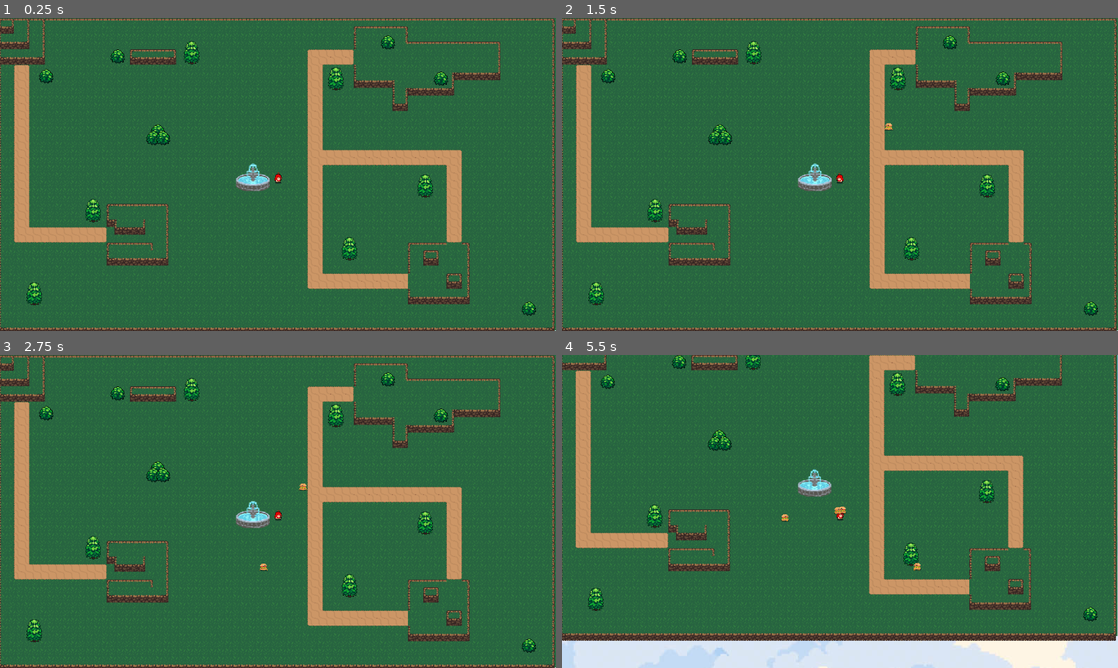
Above: before the commit, frames 1-4 (two rows, left to right).
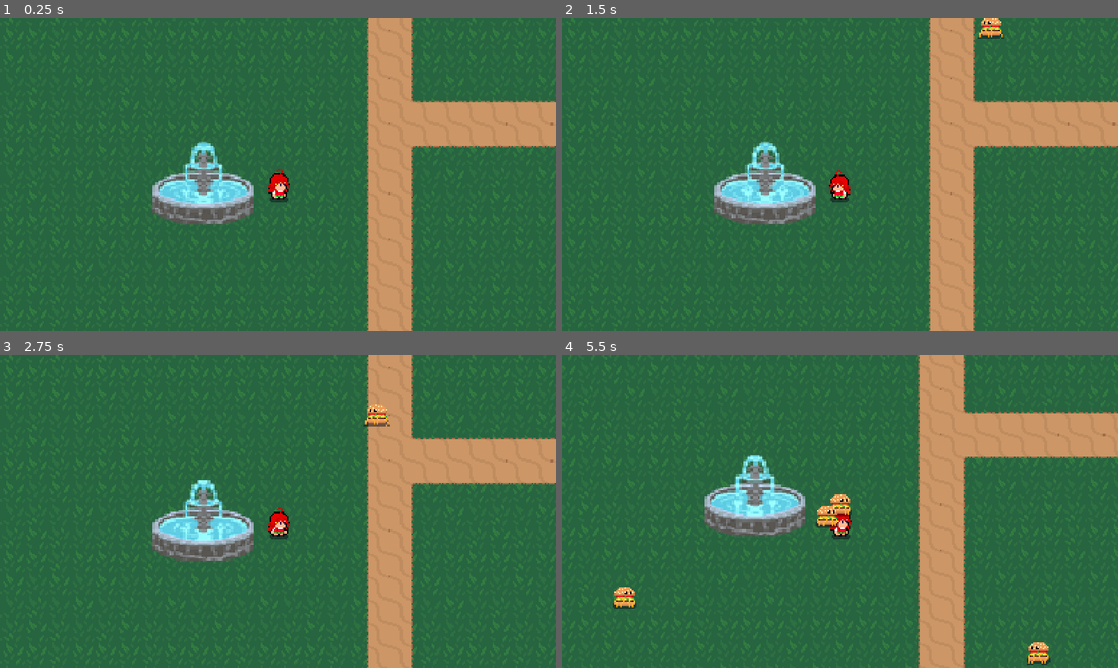
Above: after the commit, the same moments.

Repository: AbrahamReyes08/-
Game: Godot game, scene res://Scenes/MainWorld.tscn
Two runs of this game, one before a commit and one after it. Both use one fixed random seed, a clock stepped at 60 frames per second and the inputs below. This scene is started directly instead of the project's main scene.
Inputs (mouse positions are in pixels of both pictures, inside the frame that each line leads up to):
- Up to frame 1 (0.25 s): no input
- Up to frame 2 (1.5 s): move the mouse to (962, 158) at 0.52 s; move the mouse to (728, 190) at 1.27 s
- Up to frame 3 (2.75 s): move the mouse to (333, 442) at 2.02 s
- Up to frame 4 (5.5 s): move the mouse to (812, 574) at 2.77 s; move the mouse to (1006, 558) at 3.52 s; move the mouse to (673, 464) at 4.27 s; move the mouse to (867, 511) at 5.02 s

The runs differ from the first frame. In frame 1, 28% of the frame differs, in the area x 0-100%, y 0-100%; in frame 2, 28%; in frame 3, 28%; in frame 4, 37%.

Commit message:
Cambios mayores
Se agregó un generador de daño secundario, además se ajustó la velocidad para que el movimiento no sea tan rapido

Diff:
--- /dev/null
+++ b/Adds/MovementScenes/HitBoxArrow.gd
@@ -0,0 +1,3 @@
+extends Area2D
+
+var damage = 50
--- /dev/null
+++ b/Adds/MovementScenes/arrow.tscn
@@ -0,0 +1,101 @@
+[gd_scene load_steps=11 format=3 uid="uid://bdyu13akwmumn"]
+
+[ext_resource type="Script" path="res://arrow.gd" id="1_4f0gs"]
+[ext_resource type="Texture2D" uid="uid://occ2s5j1dngq" path="res://Assets/flecha.png" id="2_ns30x"]
+[ext_resource type="Script" path="res://Adds/MovementScenes/HitBoxArrow.gd" id="3_mhjtu"]
+[ext_resource type="PackedScene" uid="uid://cu1rstmxxcj6a" path="res://Adds/MovementScenes/movimeintoflecha.tscn" id="3_plhua"]
+
+[sub_resource type="Animation" id="Animation_v0usw"]
+resource_name = "Fly"
+length = 0.4
+tracks/0/type = "value"
+tracks/0/imported = false
+tracks/0/enabled = true
+tracks/0/path = NodePath("Sprite2D:frame")
+tracks/0/interp = 1
+tracks/0/loop_wrap = true
+tracks/0/keys = {
+"times": PackedFloat32Array(0, 0.1, 0.2, 0.3),
+"transitions": PackedFloat32Array(1, 1, 1, 1),
+"update": 1,
+"values": [6, 7, 9, 8]
+}
+
+[sub_resource type="Animation" id="Animation_mvw22"]
+length = 0.001
+tracks/0/type = "value"
+tracks/0/imported = false
+tracks/0/enabled = true
+tracks/0/path = NodePath("Sprite2D:frame")
+tracks/0/interp = 1
+tracks/0/loop_wrap = true
+tracks/0/keys = {
+"times": PackedFloat32Array(0),
+"transitions": PackedFloat32Array(1),
+"update": 1,
+"values": [7]
+}
+
+[sub_resource type="Animation" id="Animation_5wyoy"]
+resource_name = "Spawn"
+length = 0.3
+step = 0.05
+tracks/0/type = "value"
+tracks/0/imported = false
+tracks/0/enabled = true
+tracks/0/path = NodePath("Sprite2D:frame")
+tracks/0/interp = 1
+tracks/0/loop_wrap = true
+tracks/0/keys = {
+"times": PackedFloat32Array(0, 0.05, 0.1, 0.15, 0.2, 0.25),
+"transitions": PackedFloat32Array(1, 1, 1, 1, 1, 1),
+"update": 1,
+"values": [0, 1, 2, 3, 4, 5]
+}
+
+[sub_resource type="AnimationLibrary" id="AnimationLibrary_jk76g"]
+_data = {
+"Fly": SubResource("Animation_v0usw"),
+"RESET": SubResource("Animation_mvw22"),
+"Spawn": SubResource("Animation_5wyoy")
+}
+
+[sub_resource type="CapsuleShape2D" id="CapsuleShape2D_q1o18"]
+radius = 11.3133
+height = 36.7926
+
+[sub_resource type="CapsuleShape2D" id="CapsuleShape2D_fpe2r"]
+
+[node name="Arrow" type="CharacterBody2D"]
+script = ExtResource("1_4f0gs")
+
+[node name="Sprite2D" type="Sprite2D" parent="."]
+texture = ExtResource("2_ns30x")
+hframes = 6
+vframes = 2
+frame = 7
+
+[node name="AnimationPlayer" type="AnimationPlayer" parent="."]
+libraries = {
+"": SubResource("AnimationLibrary_jk76g")
+}
+
+[node name="HitBox" type="Area2D" parent="."]
+collision_layer = 8
+collision_mask = 4
+script = ExtResource("3_mhjtu")
+
+[node name="CollisionShape2D" type="CollisionShape2D" parent="HitBox"]
+rotation = -0.79405
+shape = SubResource("CapsuleShape2D_q1o18")
+
+[node name="FlyingTime" type="Timer" parent="."]
+wait_time = 1.5
+
+[node name="MovimientoFlecha" parent="." instance=ExtResource("3_plhua")]
+
+[node name="CollisionShape2D" type="CollisionShape2D" parent="."]
+shape = SubResource("CapsuleShape2D_fpe2r")
+disabled = true
+
+[connection signal="timeout" from="FlyingTime" to="." method="_on_timer_timeout"]
--- /dev/null
+++ b/Adds/MovementScenes/movimeintoflecha.tscn
@@ -0,0 +1,6 @@
+[gd_scene load_steps=2 format=3 uid="uid://cu1rstmxxcj6a"]
+
+[ext_resource type="Script" path="res://MovimientoFlecha.gd" id="1_bsfux"]
+
+[node name="movimeintoflecha" type="Node"]
+script = ExtResource("1_bsfux")
--- /dev/null
+++ b/Adds/Scenes/arrow_thrower.tscn
@@ -0,0 +1,25 @@
+[gd_scene load_steps=3 format=3 uid="uid://bcbl7ac53rpn"]
+
+[ext_resource type="Script" path="res://ArrowThrower.gd" id="1_fr1yo"]
+
+[sub_resource type="CircleShape2D" id="CircleShape2D_4l2m3"]
+radius = 110.041
+
+[node name="ArrowThrower" type="Node2D"]
+script = ExtResource("1_fr1yo")
+
+[node name="FieldOfView" type="Area2D" parent="."]
+collision_layer = 16
+collision_mask = 4
+
+[node name="CollisionShape2D" type="CollisionShape2D" parent="FieldOfView"]
+shape = SubResource("CircleShape2D_4l2m3")
+
+[node name="Cooldown" type="Timer" parent="."]
+wait_time = 10.0
+
+[node name="CooldownBetween" type="Timer" parent="."]
+wait_time = 0.6
+
+[connection signal="body_entered" from="FieldOfView" to="." method="_on_field_of_view_body_entered"]
+[connection signal="timeout" from="Cooldown" to="." method="_on_cooldown_timeout"]
--- a/Adds/Scenes/enemigo.tscn
+++ b/Adds/Scenes/enemigo.tscn
@@ -101,7 +101,7 @@
 
 [node name="HurtBox" type="Area2D" parent="."]
 collision_layer = 4
-collision_mask = 26
+collision_mask = 10
 
 [node name="CollisionShape2D" type="CollisionShape2D" parent="HurtBox"]
 modulate = Color(0.321569, 0.756863, 0.447059, 1)
--- a/Adds/Scenes/personaje.tscn
+++ b/Adds/Scenes/personaje.tscn
@@ -409,7 +409,7 @@
 texture = ExtResource("2_pxpaw")
 hframes = 6
 vframes = 10
-frame = 56
+frame = 36
 
 [node name="AnimationPlayer" type="AnimationPlayer" parent="."]
 libraries = {
--- /dev/null
+++ b/ArrowThrower.gd
@@ -0,0 +1,43 @@
+extends Node2D
+@onready var flecha = preload("res://Adds/MovementScenes/arrow.tscn")
+@onready var enemigo = preload("res://Adds/Scenes/enemigo.tscn")
+@onready var campovision = $"FieldOfView"
+var cantflechas = 3
+var jugador
+
+func _ready():
+	$"Cooldown".start()
+
+func set_player(jugador):
+	self.jugador=jugador
+
+func _process(delta):
+	pass
+
+func get_enemies_in_area(area: Area2D):
+	return area.get_overlapping_areas()
+
+func get_random_enemy(enemies):
+	var closest_enemy = null
+	var cantenemies = 0
+	for enemigo in enemies:
+		if(enemigo.get_collision_layer_value(3)):
+			cantenemies+=1
+	if(cantenemies==0):
+		return null
+	var random = randi_range(0, cantenemies-1)
+	return enemies[random].global_position
+
+
+
+func _on_cooldown_timeout():
+	for i in range(cantflechas):
+		var enemies = get_enemies_in_area(campovision)
+		var posicion = get_random_enemy(enemies)
+		if(posicion!=null):
+			$CooldownBetween.start()
+			var newflecha = flecha.instantiate()
+			add_child(newflecha)
+			newflecha.global_position = Vector2(jugador.global_position.x, jugador.global_position.y)
+			newflecha.set_targets(posicion)
+			await ($CooldownBetween.timeout)
--- /dev/null
+++ b/MovimientoFlecha.gd
@@ -0,0 +1,12 @@
+extends Node
+class_name MovimientoFlecha
+
+var speed = 375;
+var flecha: CharacterBody2D
+
+func setup(flecha: CharacterBody2D):
+	self.flecha=flecha
+
+func moverse(Vector: Vector2):
+	flecha.velocity = Vector.normalized()*speed
+	flecha.move_and_slide()
--- a/Scenes/MainWorld.tscn
+++ b/Scenes/MainWorld.tscn
@@ -9,6 +9,7 @@
 [ext_resource type="Texture2D" uid="uid://drfpx38v8e7ng" path="res://imports/Tree.png" id="7_b3jpo"]
 [ext_resource type="Texture2D" uid="uid://5vb8vpj2ltbh" path="res://imports/Bush.png" id="8_7usbk"]
 [ext_resource type="Texture2D" uid="uid://b5vnrxvwyxssq" path="res://imports/fuenteDeAgua.png" id="10_hoy05"]
+[ext_resource type="PackedScene" uid="uid://bcbl7ac53rpn" path="res://Adds/Scenes/arrow_thrower.tscn" id="10_kphet"]
 
 [sub_resource type="TileSetAtlasSource" id="TileSetAtlasSource_r7jpm"]
 texture = ExtResource("2_sm8oj")
@@ -461,6 +462,7 @@
 frame_progress = 0.414728
 
 [node name="StaticBody2D" type="StaticBody2D" parent="."]
+collision_mask = 0
 
 [node name="CollisionPolygon2D" type="CollisionPolygon2D" parent="StaticBody2D"]
 position = Vector2(1, 3)
@@ -522,5 +524,7 @@
 [node name="EnemySpawn" type="Timer" parent="."]
 wait_time = 1.25
 
+[node name="ArrowThrower" parent="." instance=ExtResource("10_kphet")]
+
 [connection signal="child_exiting_tree" from="." to="." method="_on_child_exiting_tree"]
 [connection signal="timeout" from="EnemySpawn" to="." method="_on_enemy_spawn_timeout"]
--- a/Scripts/MainWorld.gd
+++ b/Scripts/MainWorld.gd
@@ -2,6 +2,7 @@
 
 @onready var enemy = preload("res://Adds/Scenes/enemigo.tscn")
 @onready var personaje = $Personaje
+@onready var arrowthrower = $"ArrowThrower"
 
 var maxenemy=25
 var cantenemy=0
@@ -9,9 +10,10 @@
 func _ready():
 	$EnemySpawn.start()
 	$fuente.play("default")
+	arrowthrower.set_player(personaje)
 
 func _process(delta):
-	pass
+	arrowthrower.position=personaje.position
 
 func _on_enemy_spawn_timeout():
 	if(cantenemy<maxenemy):
--- a/Scripts/Movimiento.gd
+++ b/Scripts/Movimiento.gd
@@ -1,7 +1,7 @@
 extends Node
 class_name Movimiento
 
-var speed = 95;
+var speed = 50;
 var personaje: CharacterBody2D
 
 func setupPersonaje(personaje: CharacterBody2D):
--- a/Scripts/MovimientoEnem.gd
+++ b/Scripts/MovimientoEnem.gd
@@ -1,7 +1,7 @@
 extends Node
 class_name MovimientoEnem
 
-var speed = 55;
+var speed = 40;
 var personaje: CharacterBody2D
 
 func setupPersonaje(personaje: CharacterBody2D):
--- a/Scripts/enemigo.gd
+++ b/Scripts/enemigo.gd
@@ -35,6 +35,7 @@
 		await (animPlayer.animation_finished)
 		queue_free()
 
-func _on_hurt_box_area_entered(HitBox):
-	var damage=HitBox.damage
-	hp-=damage
+func _on_hurt_box_area_entered(HitBox: Area2D):
+		print("Enemigo recibio damage de "+str(HitBox.collision_layer)+" y fue "+str(HitBox.damage))
+		var damage=HitBox.damage
+		hp-=damage
--- /dev/null
+++ b/arrow.gd
@@ -0,0 +1,42 @@
+extends CharacterBody2D
+
+@onready var movimiento: MovimientoFlecha = $"MovimientoFlecha" as MovimientoFlecha
+@onready var sprite = $"Sprite2D"
+@onready var animPlayer = $"AnimationPlayer"
+var animfinished = false
+var aimed = false
+var posicion: Vector2
+var direccion: Vector2
+
+func _ready():
+	sprite.rotate(deg_to_rad(135.0))
+	sprite.frame_coords = Vector2(1, 0)
+	sprite.scale = Vector2(0.8, 0.8)
+	movimiento.setup(self)
+
+func set_targets(posicion):
+	self.posicion=posicion
+	direccion = posicion - self.global_position
+	animPlayer.play("Spawn")
+	await (animPlayer.animation_finished)
+	animfinished=animPlayer.animation_finished
+
+func _physics_process(delta):
+	if(animfinished):
+		if(!aimed):
+			point_at_target(direccion)
+			direccion = posicion - self.global_position
+			aimed=true
+		animPlayer.play("Fly")
+		movimiento.moverse(direccion)
+		$FlyingTime.start()
+
+func point_at_target(direccion):
+	var angulo = atan2(direccion.y, direccion.x)
+	sprite.rotate(angulo)
+
+func selfdestroy():
+	queue_free()
+
+func _on_timer_timeout():
+	selfdestroy()
--- a/project.godot
+++ b/project.godot
@@ -26,6 +26,7 @@
 [display]
 
 window/stretch/mode="viewport"
+window/stretch/scale=3.0
 
 [input]
 
Binary file added: Assets/flecha.png
Not shown, added: Assets/flecha.png.import
Not shown: 1 places in Scenes/MainWorld.tscn that only renumber resources
